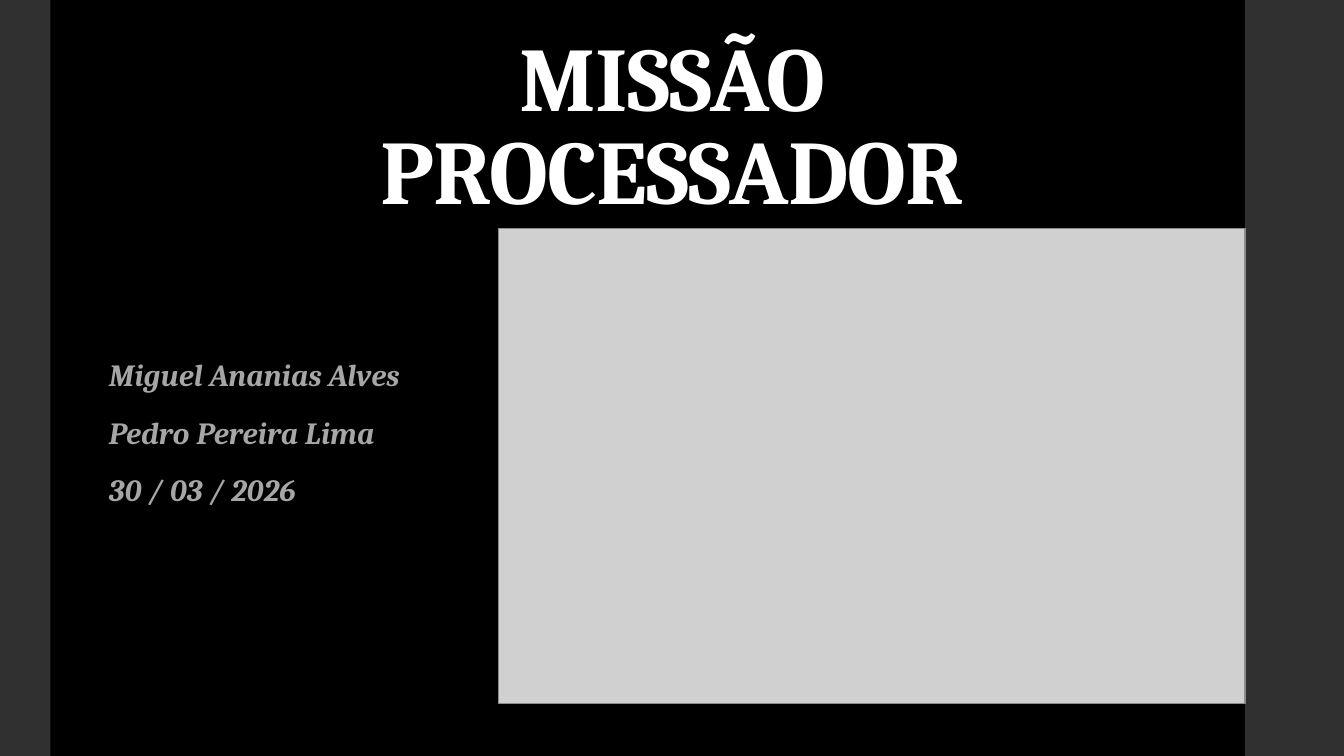
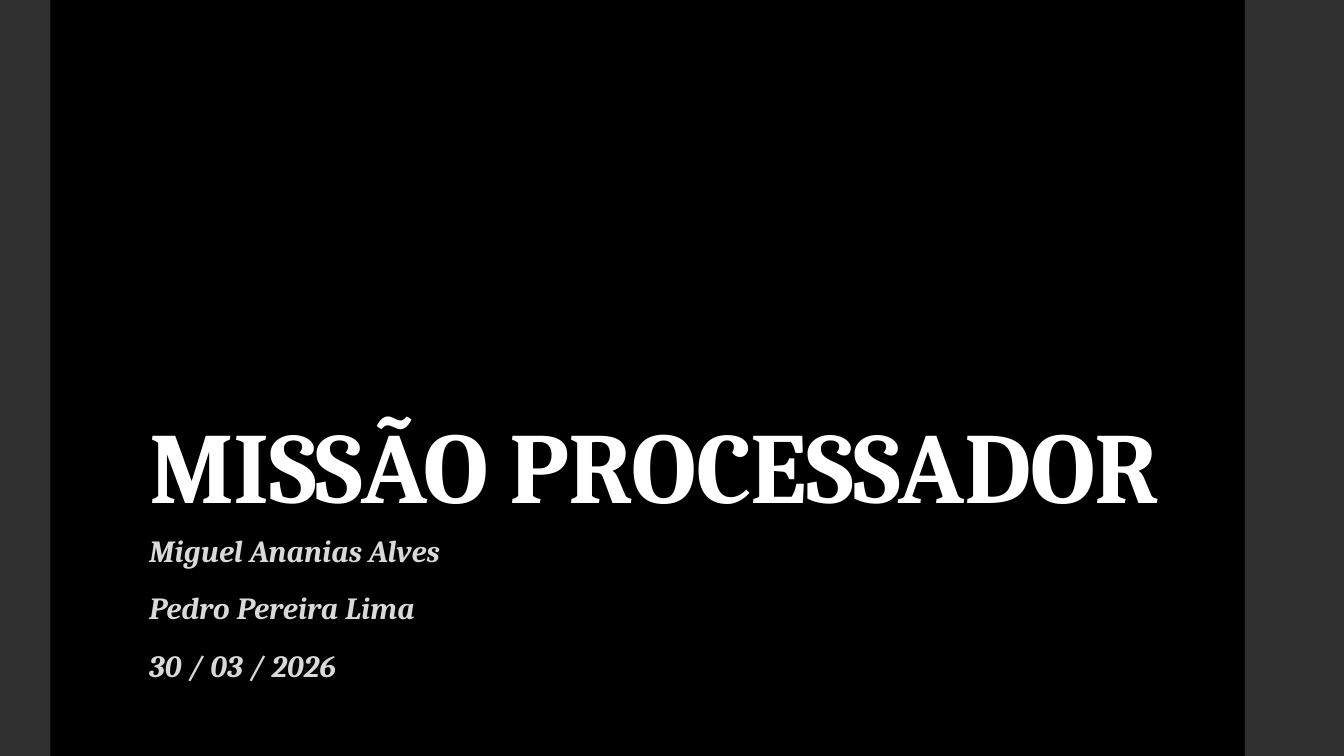
Before and after one commit to miguelguiul1/curso-hardware, a slide deck: slide 1 of HARDWARE/PowerPoint/MISSÃO PROCESSADOR - VERSÃO PREMIUM.pptx. Drawn at 1344x756 pixels with LibreOffice and Linux fonts; fonts in the diff are those of the drawing; grey boxes stand for pictures; background and template pictures are left out. Boxes give left, top, right and bottom in pixels: in the first picture for what was removed or moved away, otherwise in the second. Text is boxed around its words. In the diff, an @@ line names an element or a change of style, - is before the commit and + after.

```diff
--- a/HARDWARE/PowerPoint/MISSÃO PROCESSADOR - VERSÃO PREMIUM.pptx
+++ b/HARDWARE/PowerPoint/MISSÃO PROCESSADOR - VERSÃO PREMIUM.pptx
@@ rectangle added at bbox=[1245, 0, 1344, 756], fill #303030 at 90% opacity @@
@@ title "MISSÃO PROCESSADOR": place and size @@
-title "MISSÃO PROCESSADOR" at bbox=[380, 33, 964, 205]
+title "MISSÃO PROCESSADOR" at bbox=[149, 416, 1159, 504]
@@ title "MISSÃO PROCESSADOR" at bbox=[149, 416, 1159, 504]: size 64.8 to 72 pt; alignment centre to left @@
@@ picture removed at bbox=[499, 228, 1245, 704] @@
@@ subtitle "Miguel Ananias Alves": place and size @@
-subtitle "Miguel Ananias Alves" at bbox=[109, 364, 400, 501]
+subtitle "Miguel Ananias Alves" at bbox=[149, 540, 440, 678]
@@ subtitle "Miguel Ananias Alves" at bbox=[149, 540, 440, 678]: text colour #A6A6A6 to #D9D9D9; alignment justified to left @@
```
Also in this commit, not shown: 1 other slide changed, 3 slides added, 2 slides removed, 1 other file.
